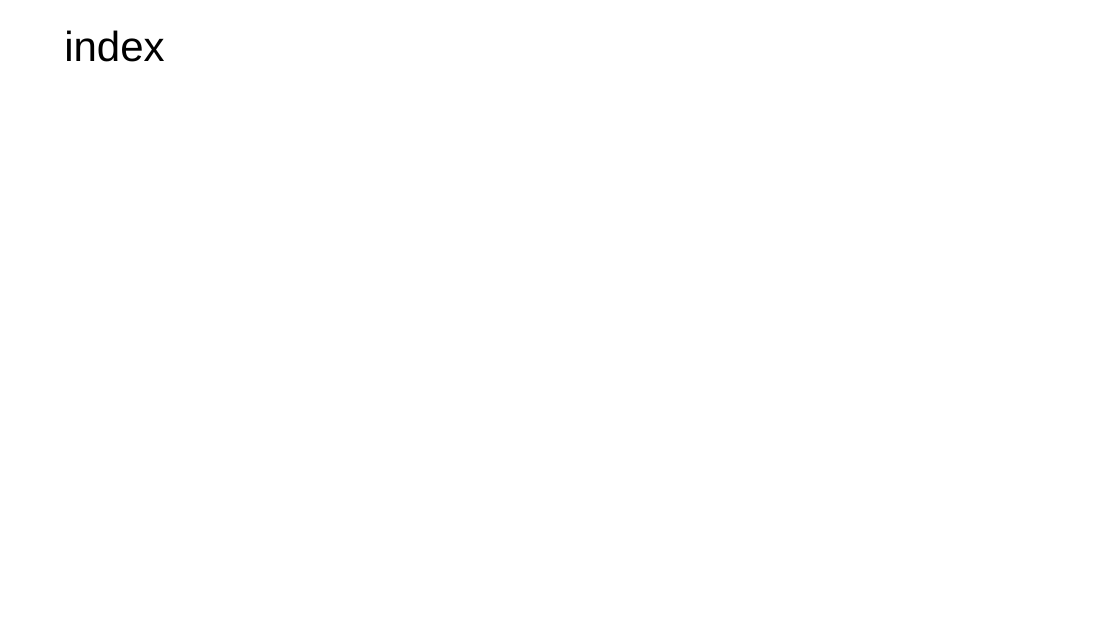
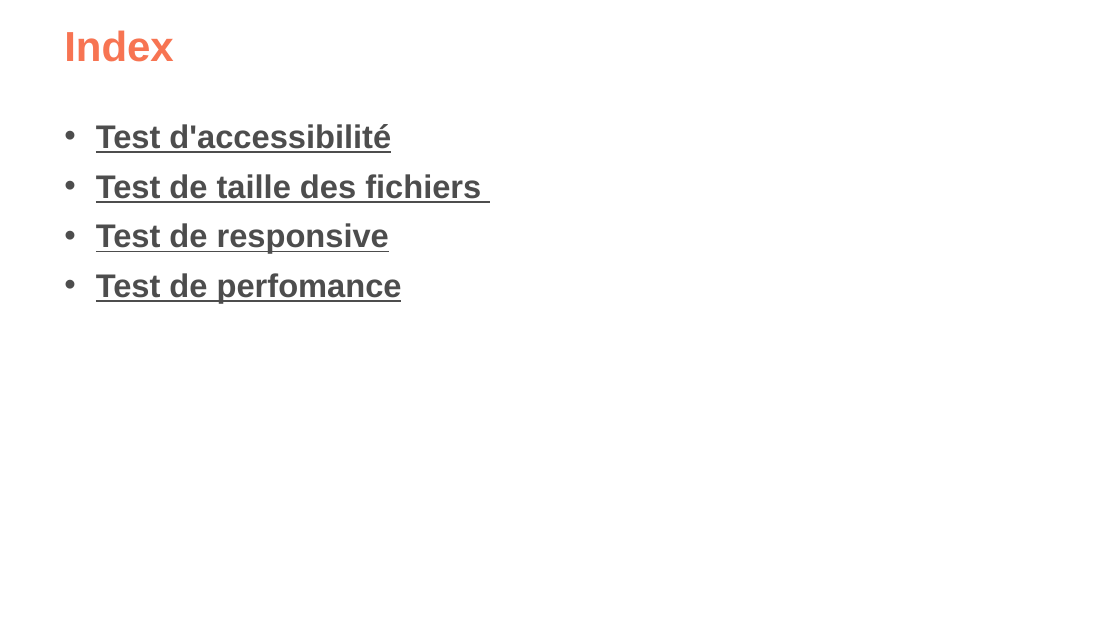
Before and after one commit to devi-dev/IsmahaneHAMOU_4_03062021-La-chouette-agence-, a slide deck: slide 2 of Analyse/P4_02_optimisation.pptx. Drawn at 1120x630 pixels with LibreOffice and Linux fonts; fonts in the diff are those of the drawing; background and template pictures are left out. Boxes give left, top, right and bottom in pixels: in the first picture for what was removed or moved away, otherwise in the second. Text is boxed around its words. In the diff, an @@ line names an element or a change of style, - is before the commit and + after.

```diff
--- a/Analyse/P4_02_optimisation.pptx
+++ b/Analyse/P4_02_optimisation.pptx
@@ title at [64, 30, 174, 62]: text changed; text colour #000000 to #F77452; bold on @@
-index
+Index
@@ text added at [96, 124, 481, 303], 28 pt, text #4D4D4D, bold, underline @@
+• Test d'accessibilité
+• Test de taille des fichiers
+• Test de responsive
+• Test de perfomance
```
Also in this commit, not shown: 6 other slides changed, 6 other files.
